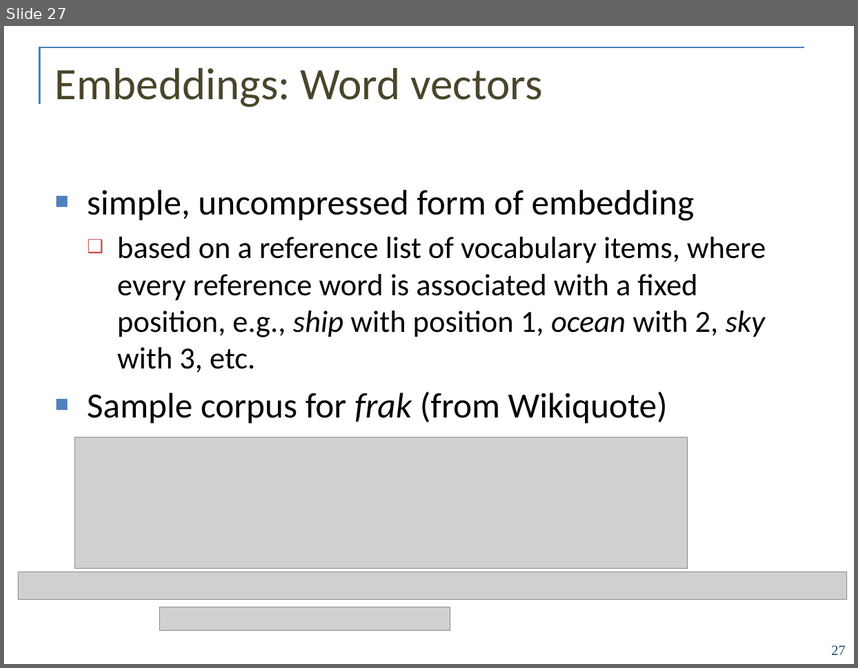
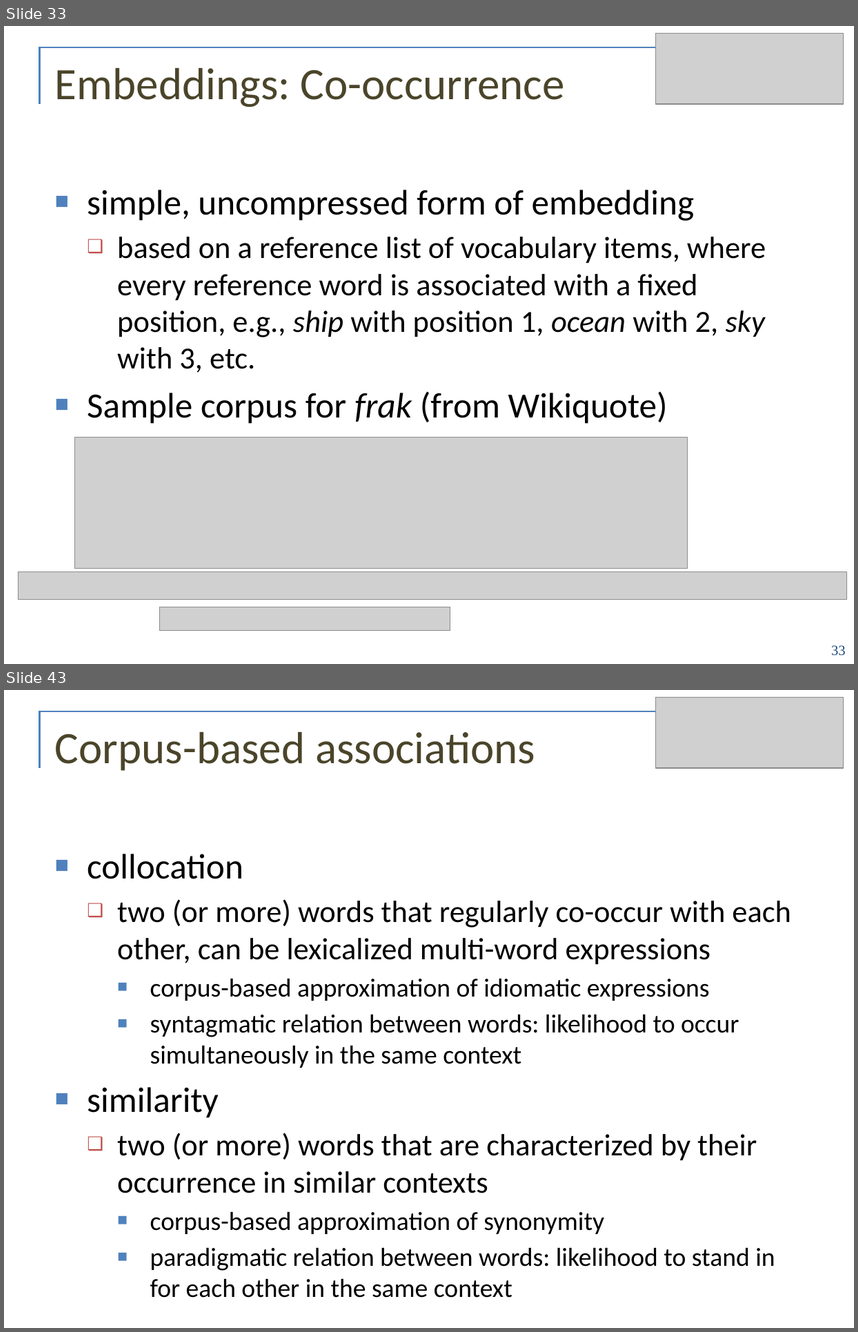
Before and after one commit to ontolex/frequency-attestation-corpus-information, a slide deck: doc/ontolex-f2f-leipzig-may2019.pptx. Shown one above the other, each under a label of ours: slide 27 before the commit, slides 33 and 43 after it; the slides between them are not shown. The pictures are 858x668 and 858x1332 pixels, drawn with LibreOffice and Linux fonts; fonts in the diff are those of the drawing; grey boxes stand for pictures; background and template pictures are left out. Boxes give left, top, right and bottom in pixels: in the first picture for what was removed or moved away, otherwise in the second. Text is boxed around its words. In the diff, an @@ line names an element or a change of style, - is before the commit and + after.

```diff
--- a/doc/ontolex-f2f-leipzig-may2019.pptx
+++ b/doc/ontolex-f2f-leipzig-may2019.pptx
@@ slide 43 added at box(4, 690, 854, 1328), background #FFFFFF; not listed: 2 template elements that a slide beside it also shows @@
@@ picture added at box(656, 697, 844, 767) @@
@@ ellipse added at box(668, 701, 843, 717), fill #FFFFFF @@
@@ title added at box(55, 732, 535, 771), 38 pt, text #4A452A @@
+Corpus-based associations
@@ text added at box(87, 854, 791, 1270), 22 pt, text #000000 @@
+■ collocation
+  ❑ two (or more) words that regularly co-occur with each other, can be lexicalized multi-word expressions
+    ■ corpus-based approximation of idiomatic expressions
+    ■ syntagmatic relation between words: likelihood to occur simultaneously in the same context
+■ similarity
+  ❑ two (or more) words that are characterized by their occurrence in similar contexts
+    ■ corpus-based approximation of synonymity
+    ■ paradigmatic relation between words: likelihood to stand in for each other in the same context
@@ what was slide 27 is now slide 33 @@
@@ slide 33 changed as well @@
@@ picture added at box(656, 33, 844, 103) @@
@@ ellipse added at box(668, 37, 843, 53), fill #FFFFFF @@
@@ title at box(55, 68, 565, 107): text changed @@
-Embeddings: Word vectors
+Embeddings: Co-occurrence
@@ page number at box(831, 645, 845, 655): text changed @@
-27
+33
```
Also in this commit, not shown: 21 other slides changed, 26 other slides added, 50 slides removed.
